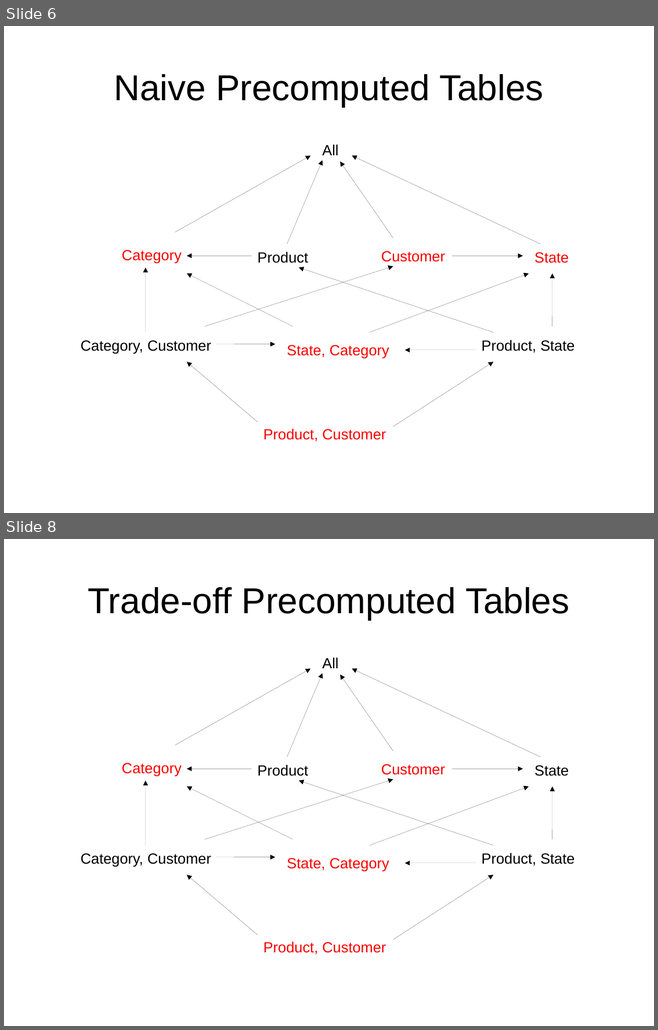
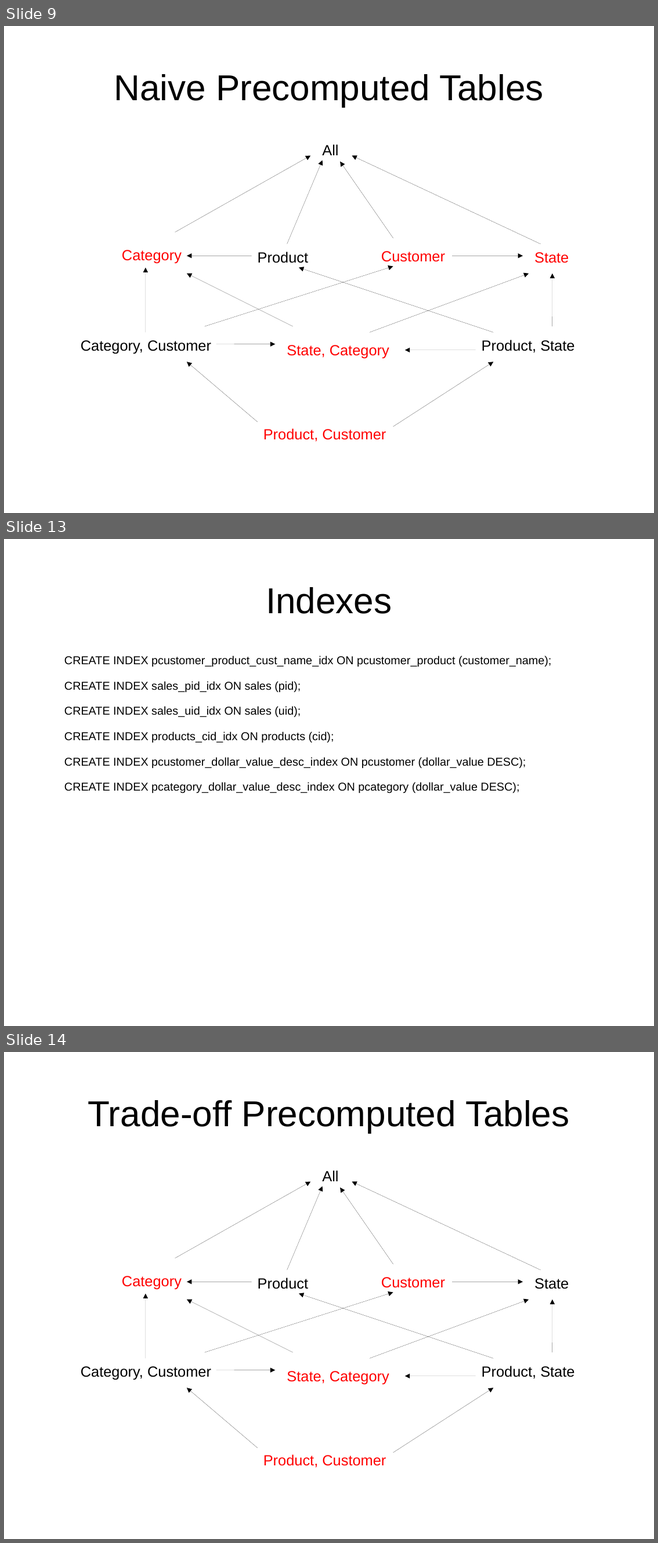
Before and after one commit to afcarl/dse201_final, a slide deck: dse201_final_report.odp. Shown one above the other, each under a label of ours: slides 6 and 8 before the commit, slides 9, 13 and 14 after it; the slides between them are not shown. The pictures are 658x1030 and 658x1543 pixels, drawn with LibreOffice and Linux fonts; fonts in the diff are those of the drawing. Boxes give left, top, right and bottom in pixels: in the first picture for what was removed or moved away, otherwise in the second. Text is boxed around its words. In the diff, an @@ line names an element or a change of style, - is before the commit and + after.

Commit message:
updated final indexes

```diff
--- a/dse201_final_report.odp
+++ b/dse201_final_report.odp
@@ slide 13 added at bbox=[4, 539, 654, 1026], background #FFFFFF @@
@@ title added at bbox=[266, 587, 391, 614], 44 pt, text #000000 @@
+Indexes
@@ text added at bbox=[64, 656, 551, 793], 14 pt, text #000000 @@
+CREATE INDEX pcustomer_product_cust_name_idx ON pcustomer_product (customer_name);
+CREATE INDEX sales_pid_idx ON sales (pid);
+CREATE INDEX sales_uid_idx ON sales (uid);
+CREATE INDEX products_cid_idx ON products (cid);
+CREATE INDEX pcustomer_dollar_value_desc_index ON pcustomer (dollar_value DESC);
+CREATE INDEX pcategory_dollar_value_desc_index ON pcategory (dollar_value DESC);
@@ what was slide 6 is now slide 9 @@
@@ what was slide 8 is now slide 14 @@
```
Also in this commit, not shown: 11 slides changed, 1 other slide added, 6 slides removed, 5 other files.
